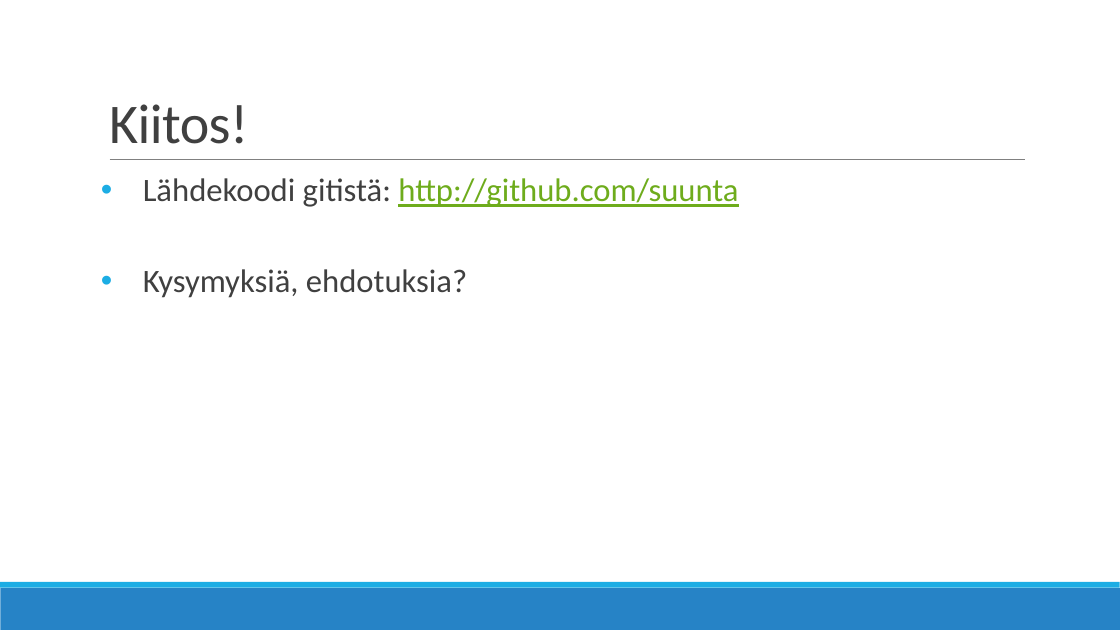
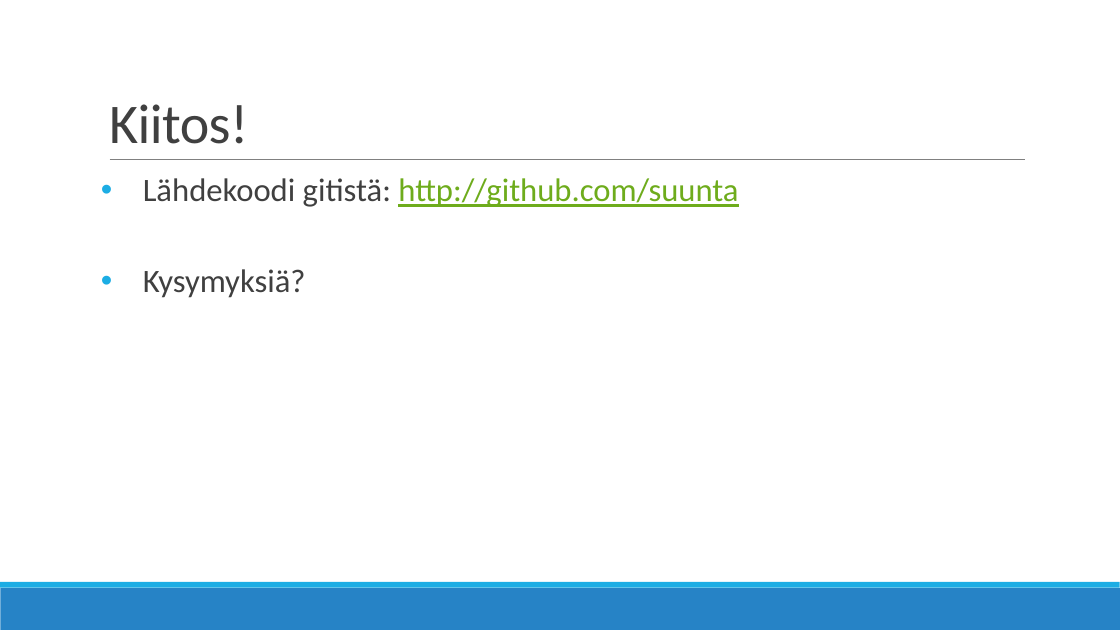
Before and after one commit to suunta/suunta, a slide deck: slide 5 of documents/Suunta_JunaReitti_Liikennevirasto-2018-05-03.pptx. Drawn at 1120x630 pixels with LibreOffice and Linux fonts; fonts in the diff are those of the drawing. Boxes give left, top, right and bottom in pixels: in the first picture for what was removed or moved away, otherwise in the second. Text is boxed around its words. In the diff, an @@ line names an element or a change of style, - is before the commit and + after.

Commit message:
lisäyksiä pp-hen

```diff
--- a/documents/Suunta_JunaReitti_Liikennevirasto-2018-05-03.pptx
+++ b/documents/Suunta_JunaReitti_Liikennevirasto-2018-05-03.pptx
@@ text at (x1=143, y1=269, x2=306, y2=298): text changed @@
-• Kysymyksiä, ehdotuksia?
+• Kysymyksiä?
```
